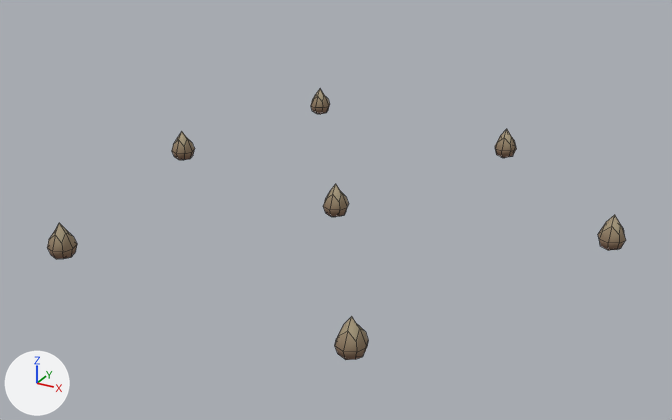
The FBX model Artisan/Assets/Models/Crops/Sugarcane/Sugarcane_STAGE0.fbx, before and after one commit.
The view is the same before and after, from a 50 mm lens placed at (0.632, -1.171, 0.566), pointed at (0.0, -0.022, -0.009). The axes (+X, +Y, +Z) are drawn at lower left. The lights are the same throughout. The picture after the commit comes second. Mesh edges are drawn as thin lines.

In view in the first picture: 'Sugarcage_STAGE0'.
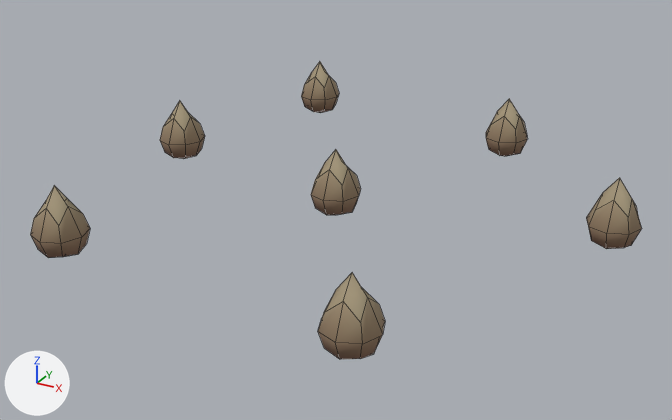
Where the change shows, as pixel boxes (x1, y1, x2, y2) in the pictures (672 x 420 px; the box of a moved part takes in the faces that stretch with it):
'Sugarcage_STAGE0', reshaped (10% taller): before (47, 89, 626, 360); after (30, 62, 642, 359)
part 1 of me_cube_007, moved or reshaped: before (335, 317, 368, 360); after (318, 273, 385, 359)
part 2 of me_cube_007, moved or reshaped: before (323, 184, 349, 217); after (311, 150, 361, 215)
part 3 of me_cube_007, moved or reshaped: before (172, 132, 195, 160); after (160, 101, 205, 159)
part 4 of me_cube_007, moved or reshaped: before (311, 89, 330, 114); after (301, 62, 339, 113)
part 5 of me_cube_007, moved or reshaped: before (495, 129, 516, 158); after (486, 99, 527, 156)
part 6 of me_cube_007, moved or reshaped: before (598, 215, 626, 250); after (586, 178, 642, 249)
part 7 of me_cube_007, moved or reshaped: before (47, 223, 77, 259); after (30, 185, 90, 258)

Diff of the bpy script that builds the scene:
```diff
--- a/Artisan/Assets/Models/Crops/Sugarcane/Sugarcane_STAGE0.fbx.py
+++ b/Artisan/Assets/Models/Crops/Sugarcane/Sugarcane_STAGE0.fbx.py
@@ me_cube_007 @@
 # used by ob_sugarcage_stage0; location = (0.0, 0.0, 0.0)
-me_cube_007.from_pydata(...)  # 182 vertices, 168 faces; spans x -0.368..0.419, y -0.387..0.42, z -0.015..0.039
+me_cube_007.from_pydata(...)  # 182 vertices, 168 faces; spans x -0.387..0.438, y -0.406..0.438, z -0.012..0.094
+# me_cube_007 part 1: the loose piece of 26 vertices spanning x 0.19..0.23, y -0.387..-0.348, z -0.015..0.039 is scaled about its middle by 1.97, then moved by (0.0, 0.0, 0.029)
+# me_cube_007 part 2: the loose piece of 26 vertices spanning x -0.015..0.024, y -0.05..-0.011, z -0.015..0.039 is scaled about its middle by 1.97, then moved by (0.0, 0.0, 0.029)
+# me_cube_007 part 3: the loose piece of 26 vertices spanning x -0.368..-0.329, y 0.035..0.074, z -0.015..0.039 is scaled about its middle by 1.97, then moved by (0.0, 0.0, 0.029)
+# me_cube_007 part 4: the loose piece of 26 vertices spanning x -0.288..-0.249, y 0.38..0.42, z -0.015..0.039 is scaled about its middle by 1.97, then moved by (0.0, 0.0, 0.029)
+# me_cube_007 part 5: the loose piece of 26 vertices spanning x 0.124..0.164, y 0.319..0.358, z -0.015..0.039 is scaled about its middle by 1.97, then moved by (0.0, 0.0, 0.029)
+# me_cube_007 part 6: the loose piece of 26 vertices spanning x 0.38..0.419, y 0.036..0.075, z -0.015..0.039 is scaled about its middle by 1.97, then moved by (0.0, 0.0, 0.029)
+# me_cube_007 part 7: the loose piece of 26 vertices spanning x -0.277..-0.238, y -0.357..-0.318, z -0.015..0.039 is scaled about its middle by 1.97, then moved by (0.0, 0.0, 0.029)
 me_cube_007.materials.append(mat_sugarcane)
```
